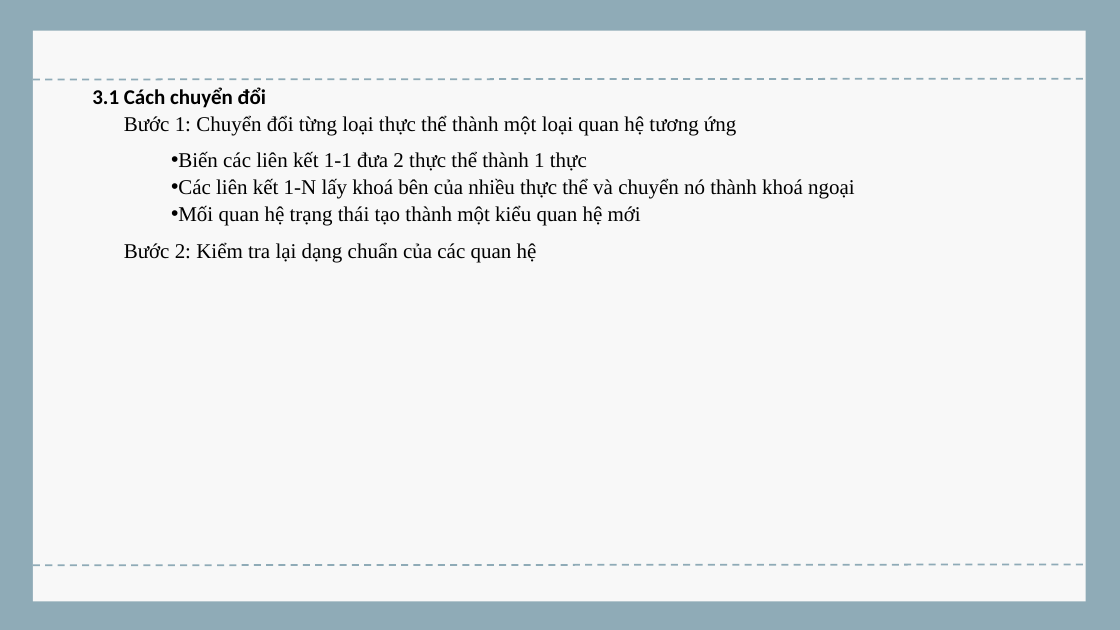
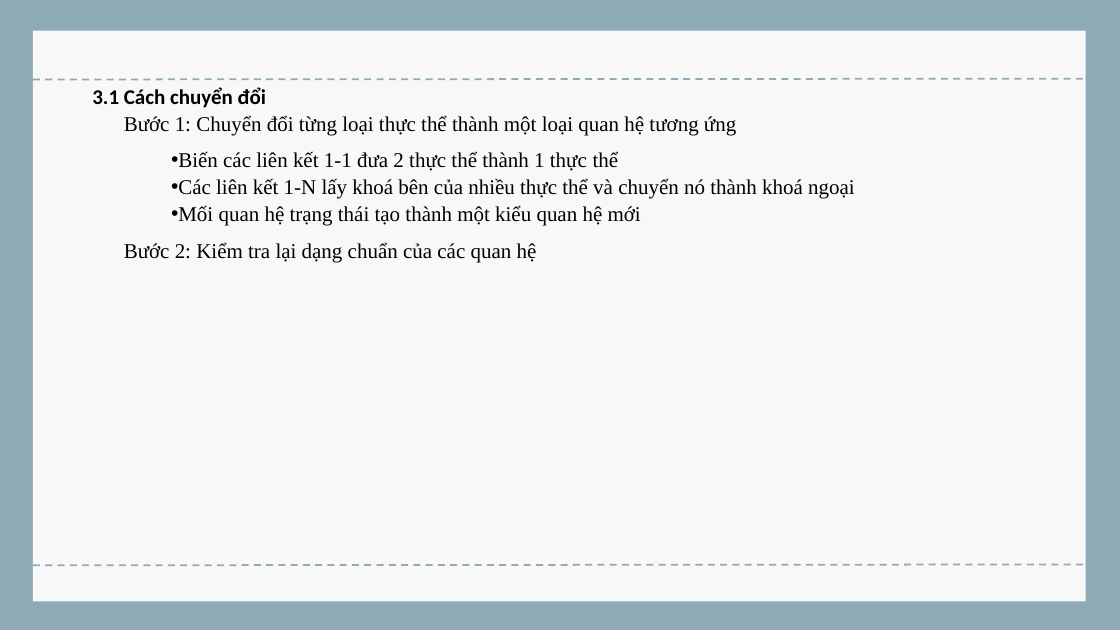
Before and after one commit to dinhminhlh/Major-Assignment-DataBase, a slide deck: slide 10 of CSDL_1_2_22_N04_NHOM07_Loading.pptx (slide 17 before the commit). Drawn at 1120x630 pixels with LibreOffice and Linux fonts; fonts in the diff are those of the drawing. Boxes give left, top, right and bottom in pixels: in the first picture for what was removed or moved away, otherwise in the second. Text is boxed around its words. In the diff, an @@ line names an element or a change of style, - is before the commit and + after.

```diff
--- a/CSDL_1_2_22_N04_NHOM07_Loading.pptx
+++ b/CSDL_1_2_22_N04_NHOM07_Loading.pptx
@@ text at bbox=[178, 151, 619, 171]: text changed @@
-• Biến các liên kết 1-1 đưa 2 thực thể thành 1 thực
+• Biến các liên kết 1-1 đưa 2 thực thể thành 1 thực thể
```
Also in this commit, not shown: 8 other slides changed, 5 slides added, 1 slide removed, 5 other files.
